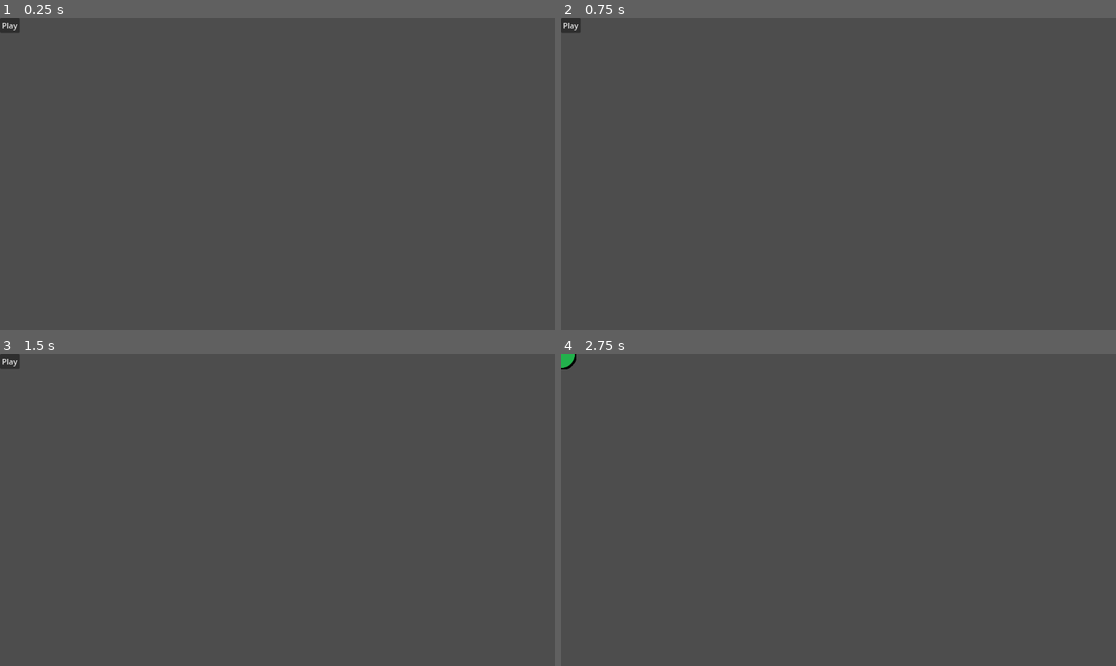
Above: before the commit, frames 1-4 (two rows, left to right).
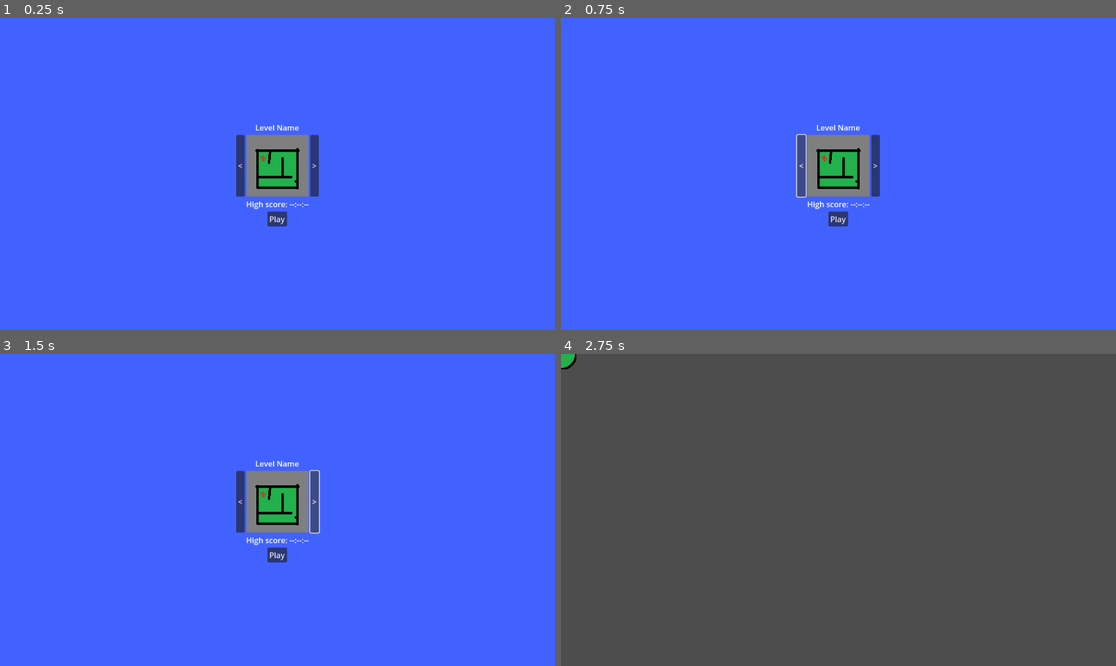
Above: after the commit, the same moments.

Repository: pt80/MobileGame
Game: Godot game, scene res://Scenes/MainMenu.tscn
Same seed, same stepped clock (60 frames per second), same inputs: the game is played once before the commit and once after it.
Inputs (mouse positions are in pixels of both pictures, inside the frame that each line leads up to):
- Up to frame 1 (0.25 s): no input
- Up to frame 2 (0.75 s): click (799, 164) at 0.5 s, where only the run after the commit has a clickable "<"
- Up to frame 3 (1.5 s): click (316, 500) at 1.25 s, where only the run after the commit has a clickable ">"
- Up to frame 4 (2.75 s): click "Play" at 2 s

The runs differ from the first frame. In frame 1, 100% of the frame differs, in the area x 0-100%, y 0-100%; in frame 2, 100%; in frame 3, 100%; in frame 4, nothing differs.

Commit message:
updated main menu

Diff:
--- a/Scenes/MainMenu.tscn
+++ b/Scenes/MainMenu.tscn
@@ -1,6 +1,8 @@
-[gd_scene load_steps=2 format=3 uid="uid://rty6a0w0qrh0"]
+[gd_scene load_steps=4 format=3 uid="uid://rty6a0w0qrh0"]
 
 [ext_resource type="Script" path="res://Scripts/MainMenu.gd" id="1_2ndif"]
+[ext_resource type="Texture2D" uid="uid://dbb704vdn6sbb" path="res://Images/MainMenuBackground.png" id="2_fkwmm"]
+[ext_resource type="Texture2D" uid="uid://dxf173ejkydvt" path="res://Images/LevelImage.png" id="3_bhcde"]
 
 [node name="Control" type="Control"]
 layout_mode = 3
@@ -11,10 +13,75 @@
 grow_vertical = 2
 script = ExtResource("1_2ndif")
 
-[node name="Button" type="Button" parent="."]
-layout_mode = 0
-offset_right = 8.0
-offset_bottom = 8.0
+[node name="TextureRect" type="TextureRect" parent="."]
+modulate = Color(0.258824, 0.384314, 1, 1)
+layout_mode = 1
+anchors_preset = 15
+anchor_right = 1.0
+anchor_bottom = 1.0
+grow_horizontal = 2
+grow_vertical = 2
+texture = ExtResource("2_fkwmm")
+
+[node name="VBoxContainer" type="VBoxContainer" parent="."]
+layout_mode = 1
+anchors_preset = 8
+anchor_left = 0.5
+anchor_top = 0.5
+anchor_right = 0.5
+anchor_bottom = 0.5
+offset_left = -65.0
+offset_top = -60.0
+offset_right = 65.0
+offset_bottom = 60.0
+grow_horizontal = 2
+grow_vertical = 2
+
+[node name="HBoxContainer" type="HBoxContainer" parent="VBoxContainer"]
+layout_mode = 2
+alignment = 1
+
+[node name="LevelNameLabel" type="Label" parent="VBoxContainer/HBoxContainer"]
+layout_mode = 2
+text = "Level Name
+"
+
+[node name="HBoxContainer2" type="HBoxContainer" parent="VBoxContainer"]
+layout_mode = 2
+alignment = 1
+
+[node name="PreviousButton" type="Button" parent="VBoxContainer/HBoxContainer2"]
+layout_mode = 2
+text = "<"
+
+[node name="LevelImage" type="TextureRect" parent="VBoxContainer/HBoxContainer2"]
+layout_mode = 2
+texture = ExtResource("3_bhcde")
+
+[node name="NextButton" type="Button" parent="VBoxContainer/HBoxContainer2"]
+layout_mode = 2
+text = ">"
+
+[node name="HBoxContainer4" type="HBoxContainer" parent="VBoxContainer"]
+layout_mode = 2
+alignment = 1
+
+[node name="HighScoreLabel" type="Label" parent="VBoxContainer/HBoxContainer4"]
+layout_mode = 2
+text = "High score:"
+
+[node name="HighScoreText" type="Label" parent="VBoxContainer/HBoxContainer4"]
+layout_mode = 2
+text = "--:--:--"
+
+[node name="HBoxContainer3" type="HBoxContainer" parent="VBoxContainer"]
+layout_mode = 2
+alignment = 1
+
+[node name="PlayButton" type="Button" parent="VBoxContainer/HBoxContainer3"]
+layout_mode = 2
 text = "Play"
 
-[connection signal="pressed" from="Button" to="." method="_on_button_pressed"]
+[connection signal="pressed" from="VBoxContainer/HBoxContainer2/PreviousButton" to="." method="_on_previous_button_pressed"]
+[connection signal="pressed" from="VBoxContainer/HBoxContainer2/NextButton" to="." method="_on_next_button_pressed"]
+[connection signal="pressed" from="VBoxContainer/HBoxContainer3/PlayButton" to="." method="_on_button_pressed"]
--- a/Scripts/MainMenu.gd
+++ b/Scripts/MainMenu.gd
@@ -16,8 +16,14 @@
 	else:
 		print("An error occurred when trying to access the path.")
 
-func _process(delta):
+func _process(_delta):
 	pass
 
 func _on_button_pressed():
 	get_tree().change_scene_to_file("res://Scenes/Levels/DakotaLevel.tscn")
+
+func _on_previous_button_pressed():
+	pass # Replace with function body.
+
+func _on_next_button_pressed():
+	pass # Replace with function body.
Binary file added: Images/LevelImage.png
Not shown, added: Images/LevelImage.png.import
Binary file added: Images/MainMenuBackground.png
Not shown, added: Images/MainMenuBackground.png.import
